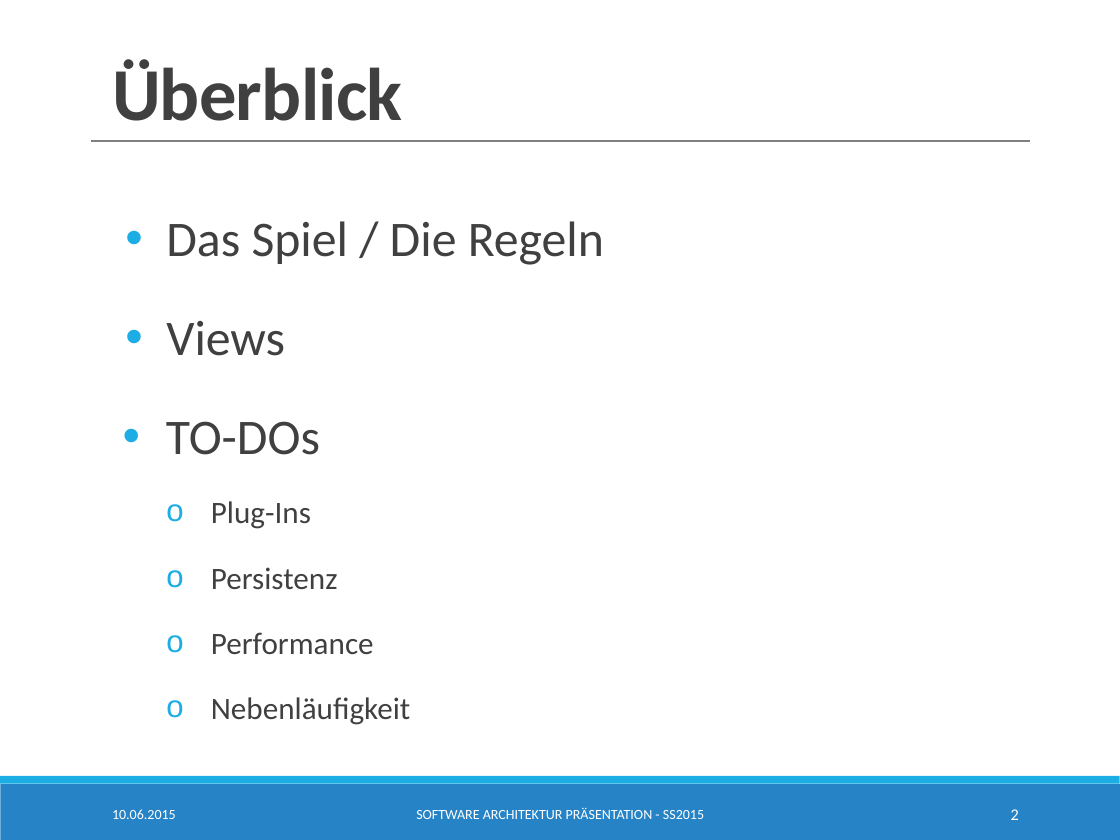
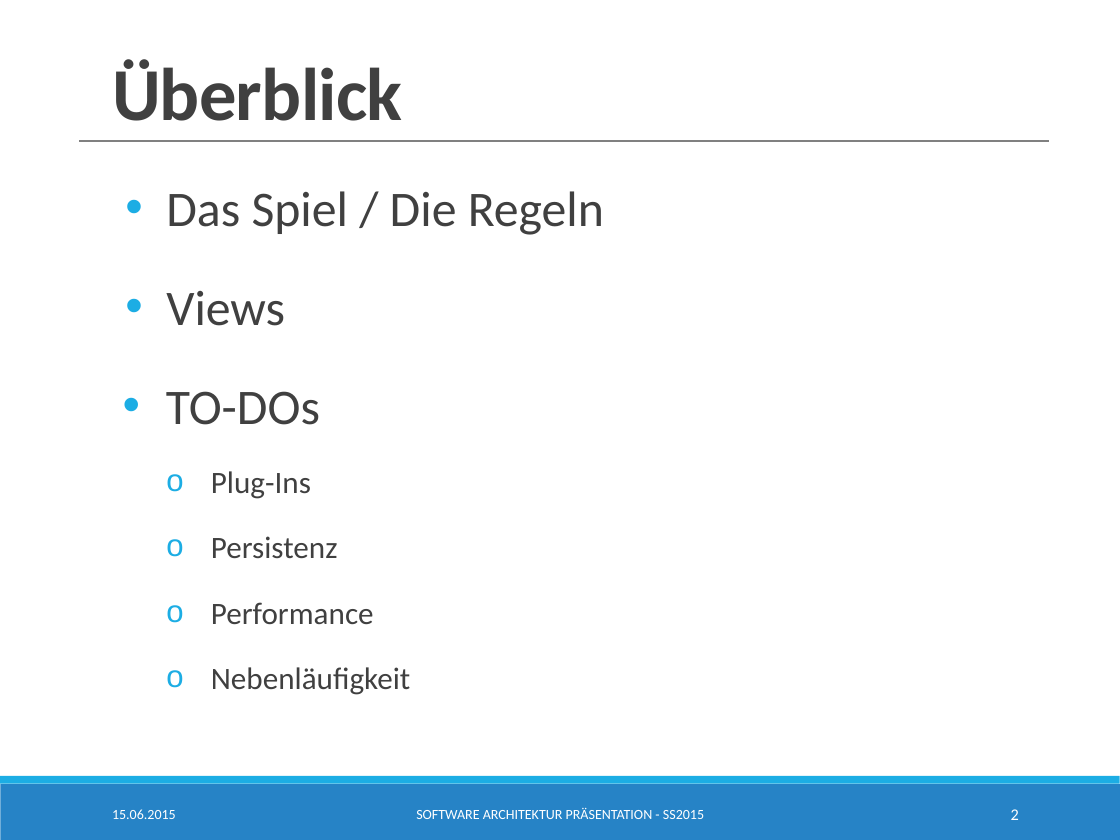
Before and after one commit to SimonBraun/de.htwg.se.mastermind, a slide deck: slide 2 of de.htwg.se.mastermind/Presentation.pptx. Drawn at 1120x840 pixels with LibreOffice and Linux fonts; fonts in the diff are those of the drawing. Boxes give left, top, right and bottom in pixels: in the first picture for what was removed or moved away, otherwise in the second. Text is boxed around its words. In the diff, an @@ line names an element or a change of style, - is before the commit and + after.

```diff
--- a/de.htwg.se.mastermind/Presentation.pptx
+++ b/de.htwg.se.mastermind/Presentation.pptx
@@ line moved from (91, 141) - (1030, 141) to (80, 141) - (1048, 141) @@
@@ text "Das Spiel / Die Regeln": place and size @@
-text "Das Spiel / Die Regeln" at <box>166,221,604,725</box>
+text "Das Spiel / Die Regeln" at <box>166,191,604,695</box>
@@ text at <box>112,809,176,819</box>: text changed @@
-10.06.2015
+15.06.2015
```
Also in this commit, not shown: 10 other slides changed, 1 slide added, 10 other files.
